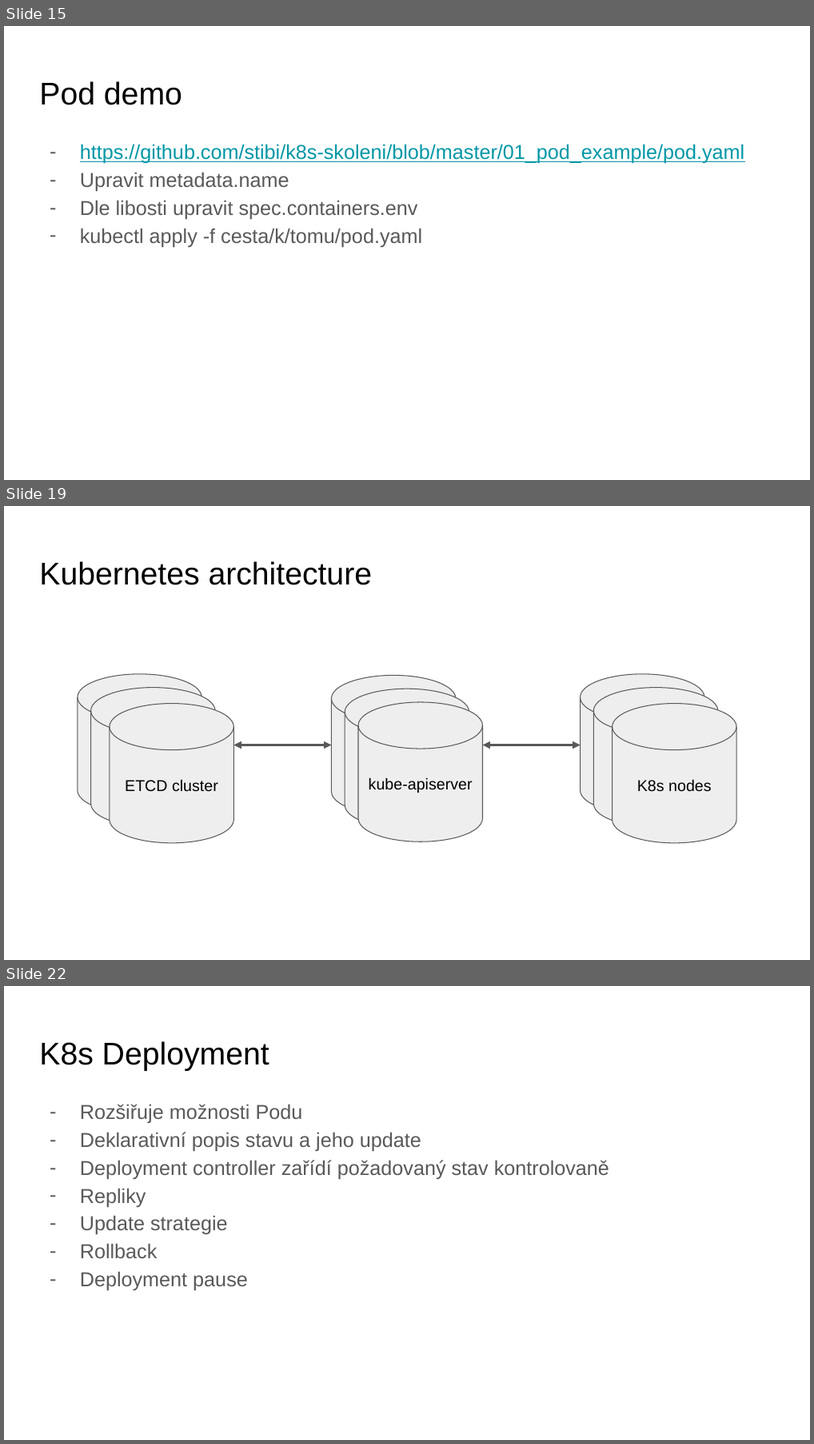
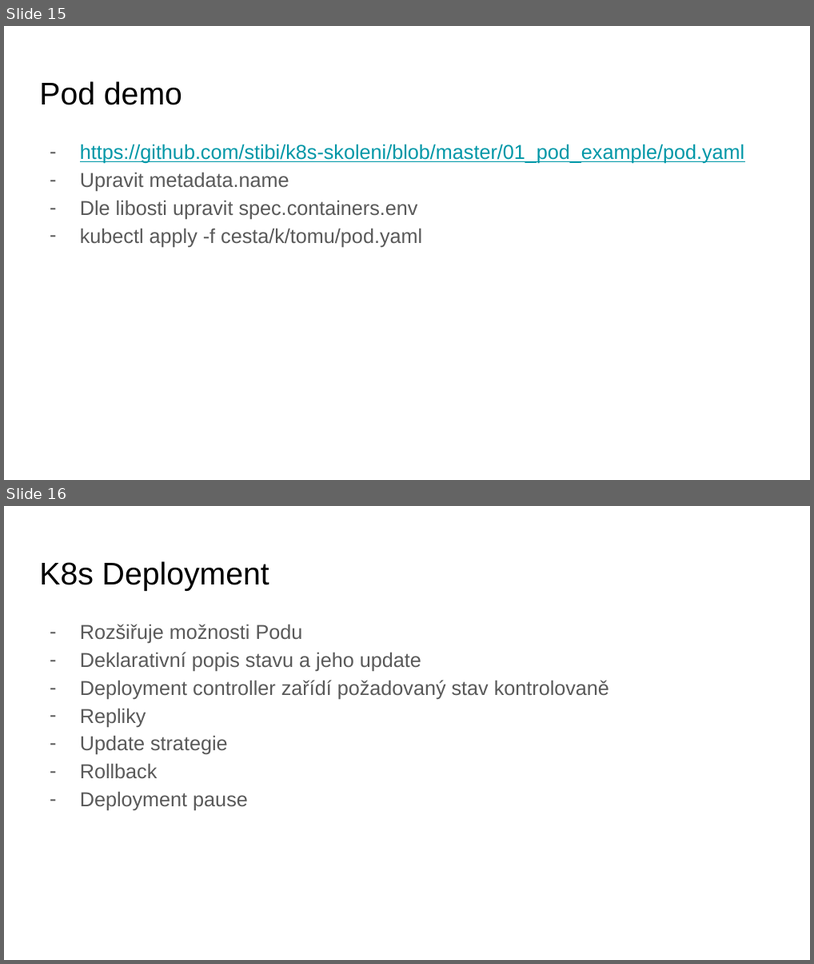
Before and after one commit to sqn-sources/kubernetes-workshop, a slide deck: k8s školení.pptx. Shown one above the other, each under a label of ours: slides 15, 19 and 22 before the commit, slides 15 and 16 after it; the slides between them are not shown. The pictures are 814x1444 and 814x964 pixels, drawn with LibreOffice and Linux fonts; fonts in the diff are those of the drawing; background and template pictures are left out. Boxes give left, top, right and bottom in pixels: in the first picture for what was removed or moved away, otherwise in the second. Text is boxed around its words. In the diff, an @@ line names an element or a change of style, - is before the commit and + after.

```diff
--- a/k8s školení.pptx
+++ b/k8s školení.pptx
@@ slide 19 removed at [4,506,810,960], background #FFFFFF @@
@@ title removed at [39,561,373,585] @@
-Kubernetes architecture
@@ cylinder removed at [78,674,202,813] @@
@@ cylinder removed at [91,688,215,827] @@
@@ cylinder removed at [331,676,455,815] @@
@@ cylinder removed at [345,688,470,828] @@
@@ cylinder removed at [581,674,705,813] @@
@@ cylinder removed at [594,688,718,827] @@
@@ cylinder removed at [110,704,234,843] @@
-ETCD cluster
@@ cylinder removed at [359,702,483,841] @@
-kube-apiserver
@@ cylinder removed at [613,704,737,843] @@
-K8s nodes
@@ double arrow removed from (331, 744) to (234, 744) @@
@@ double arrow removed from (581, 744) to (483, 744) @@
@@ what was slide 22 is now slide 16 @@
```
Also in this commit, not shown: 3 slides changed, 7 slides added, 12 other slides removed.
